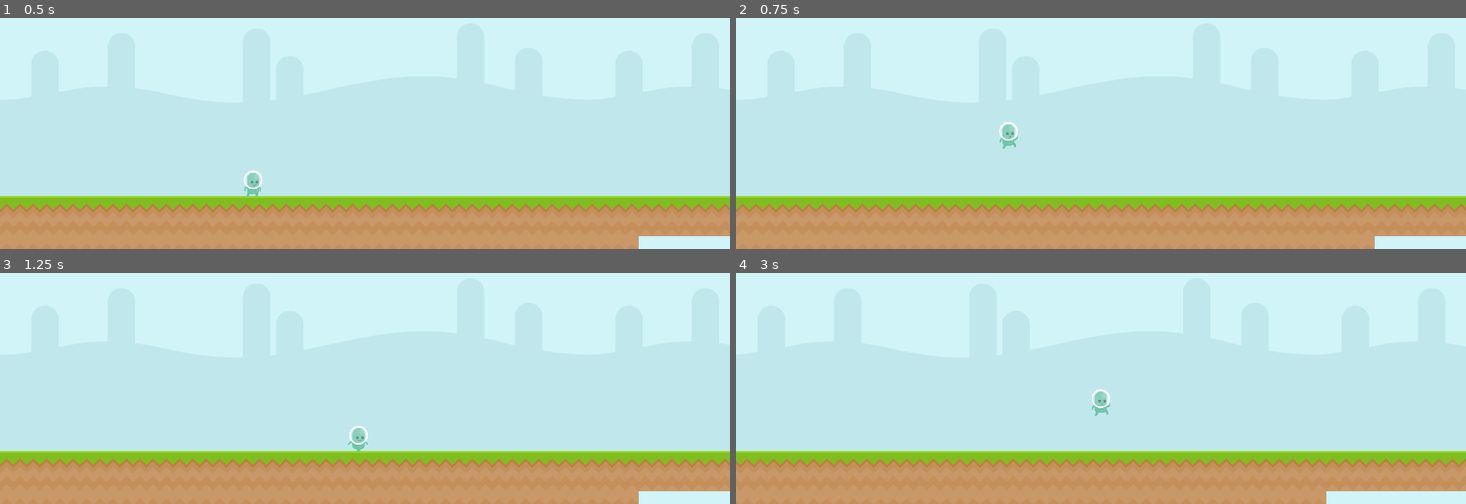
Above: before the commit, frames 1-4 (two rows, left to right).
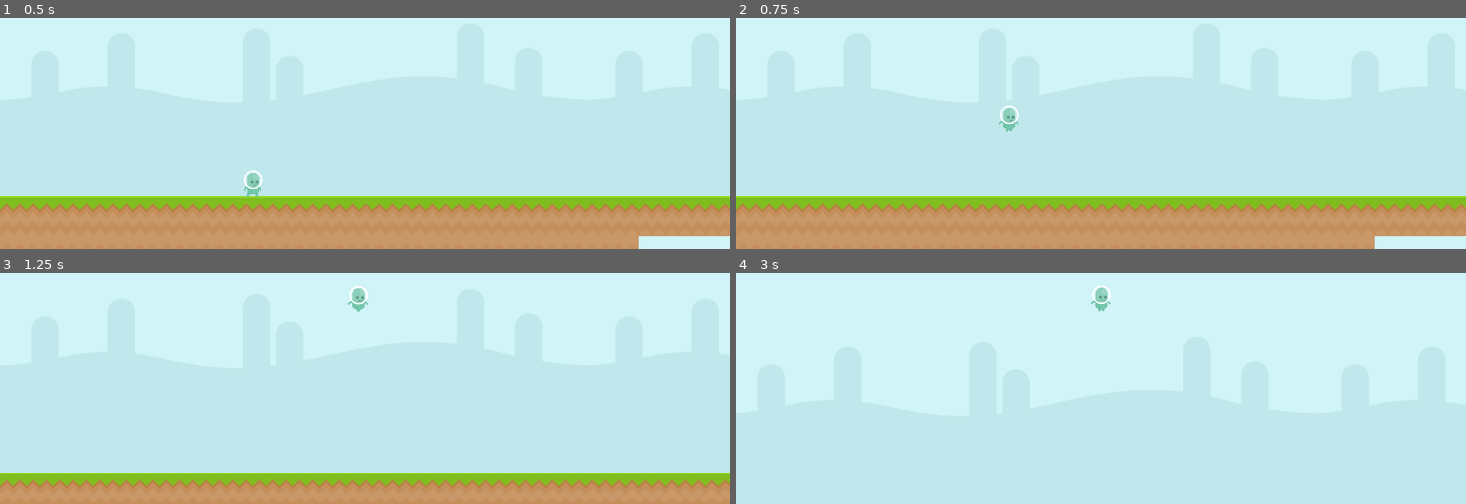
Above: after the commit, the same moments.

Repository: RafaelForbeck/the-way
Game: Godot game, scene res://scenes/phase.tscn
Same seed, same stepped clock (60 frames per second), same inputs: the game is played once before the commit and once after it.
Inputs:
- Up to frame 1 (0.5 s): no input
- Up to frame 2 (0.75 s): tap Enter (jump) at 0.5, 0.6 s; hold Right (move_right) from 0.53 s (still down)
- Up to frame 3 (1.25 s): keep holding Right (move_right); tap Enter (jump) at 0.77, 1.07 s
- Up to frame 4 (3 s): tap Enter (jump) at 1.35, 1.52, 1.82, 2.1, 2.85 s; release Right (move_right) at 2.03 s; hold Left (move_left) 2.03-2.78 s; hold Right (move_right) from 2.78 s (still down)

Frame 1 is identical in both runs. In frame 2, 0.3% of the frame differs, in the area x 36-39%, y 37-57%; in frame 3, 15%; in frame 4, 22%, in the area x 0-100%, y 5-100%.

Commit message:
fix: gravity for all states

Diff:
--- a/scripts/player.gd
+++ b/scripts/player.gd
@@ -13,6 +13,9 @@
 var direction = 0
 
 func _physics_process(delta: float) -> void:
+
+	if not is_on_floor():
+		velocity += get_gravity() * delta
 
 	direction = Input.get_axis("move_left", "move_right")
 	if direction:
@@ -61,10 +64,7 @@
 		go_to_idle_state()
 
 func jumping_state(delta):
-	if is_on_floor():
-		if direction == 0:
-			go_to_idle_state()
-		else:
-			go_to_walking_state()
+	if direction == 0:
+		go_to_idle_state()
 	else:
-		velocity += get_gravity() * delta
+		go_to_walking_state()
